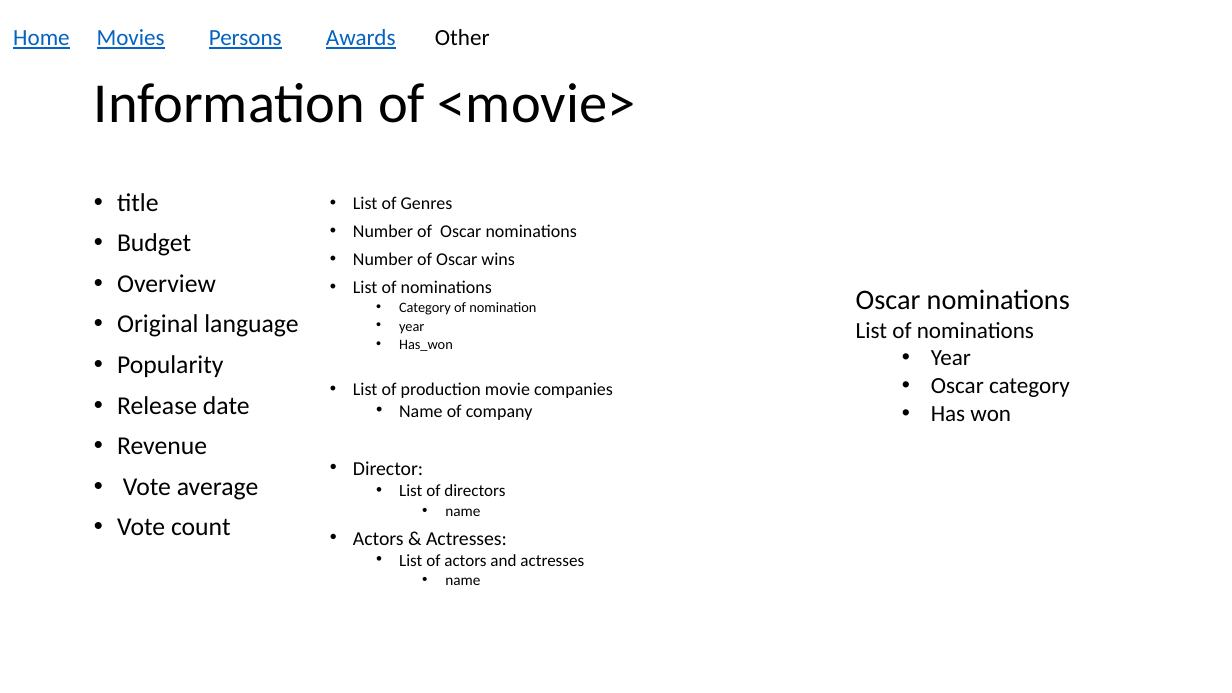
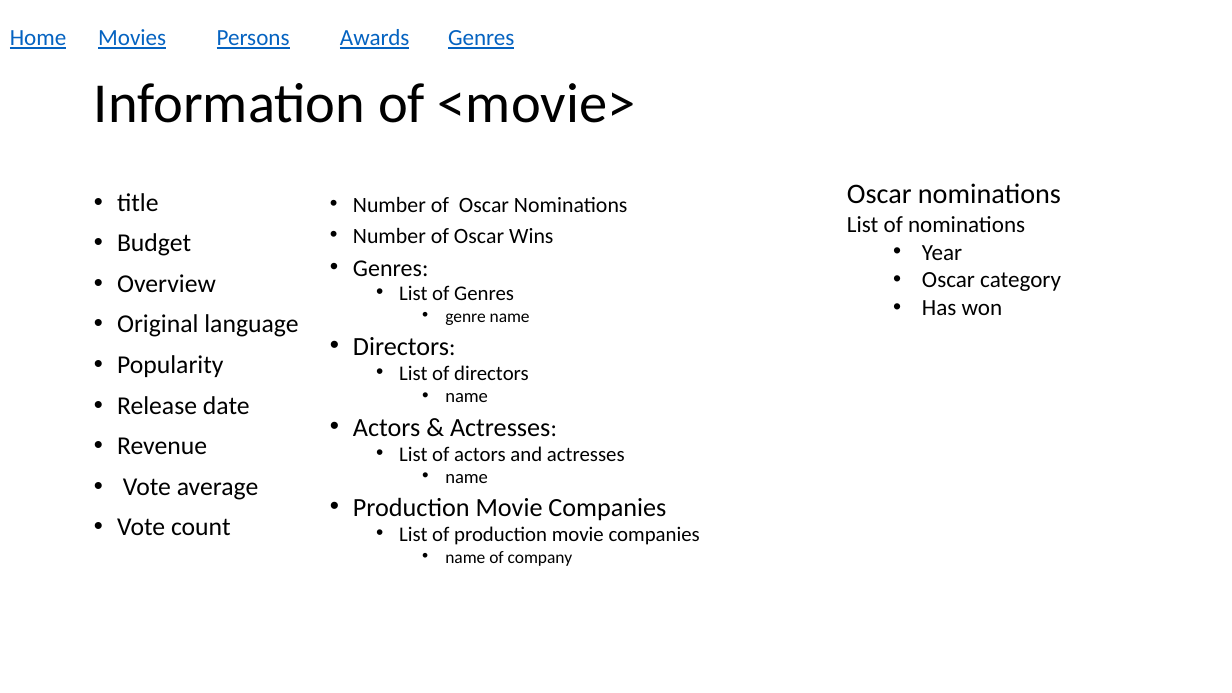
Before and after one commit to Joebahou/AcademyAwardsDB, a slide deck: slide 3 of Academy Award DB web skach.pptx. Drawn at 1232x693 pixels with LibreOffice and Linux fonts; fonts in the diff are those of the drawing. Boxes give left, top, right and bottom in pixels: in the first picture for what was removed or moved away, otherwise in the second. Text is boxed around its words. In the diff, an @@ line names an element or a change of style, - is before the commit and + after.

```diff
--- a/Academy Award DB web skach.pptx
+++ b/Academy Award DB web skach.pptx
@@ text "Persons": place and size @@
-text "Persons" at bbox=[209, 30, 282, 49]
+text "Persons" at bbox=[217, 30, 290, 49]
@@ text "Awards": place and size @@
-text "Awards" at bbox=[326, 29, 396, 49]
+text "Awards" at bbox=[340, 29, 410, 49]
@@ text removed at bbox=[435, 29, 490, 45] @@
-Other
@@ text added at bbox=[448, 30, 514, 49], 18 pt, text #0563C1, underline @@
+Genres
@@ text "Oscar nominations": place and size @@
-text "Oscar nominations" at bbox=[856, 289, 1070, 421]
+text "Oscar nominations" at bbox=[847, 183, 1061, 315]
@@ text at bbox=[353, 197, 628, 276]: paragraphs added @@
+• Number of Oscar Nominations
+• Number of Oscar Wins
+• Genres:
@@ text at bbox=[353, 285, 625, 483]: size 14 to 16.1 pt in "List of Genres"; size 13.3 to 16.1 pt in "List of directors", "List of actors and actresses"; size 11.9 to 14.4 pt in "name", "name"; size 15.4 to 20.4 pt in "Actors & Actresses:"; size 15.4 to 18.7 pt in "Actresses:"; list level 1 to 2 in "List of Genres" @@
@@ text at bbox=[353, 313, 530, 356]: text changed; size 14 to 13.6 pt @@
-• Number of Oscar nominations
-• Number of Oscar wins
-• List of nominations
-  • Category of nomination
-  • year
-  • Has_won
-• List of production movie companies
-  • Name of company
-• Director:
+    • genre name
+• Directors:
@@ text at bbox=[353, 497, 700, 566]: paragraphs added @@
+• Production Movie Companies
+  • List of production movie companies
+    • name of company
```
Also in this commit, not shown: 7 other slides changed, 1 slide added, 3 slides removed, 2 other files.
